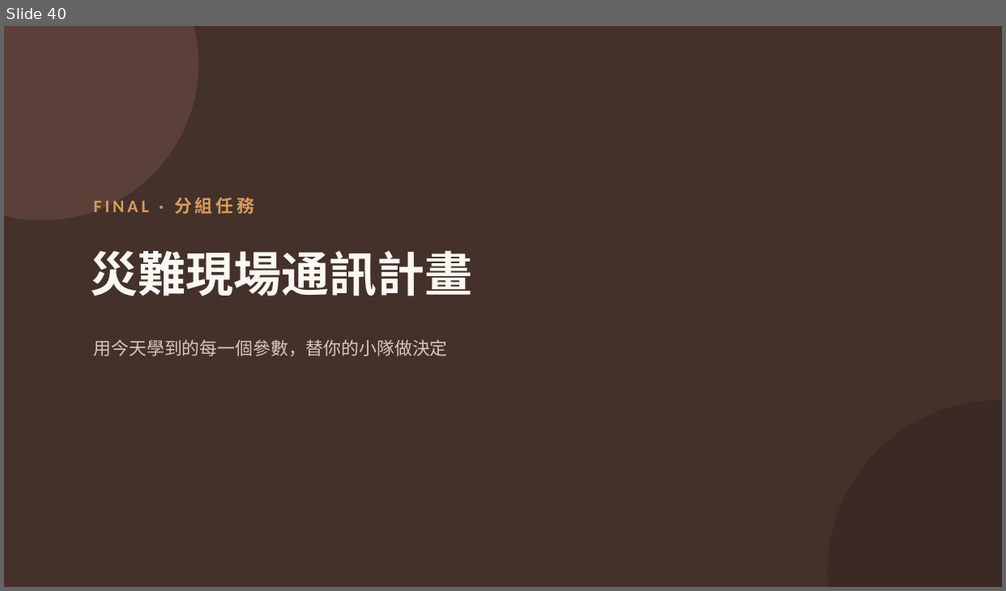
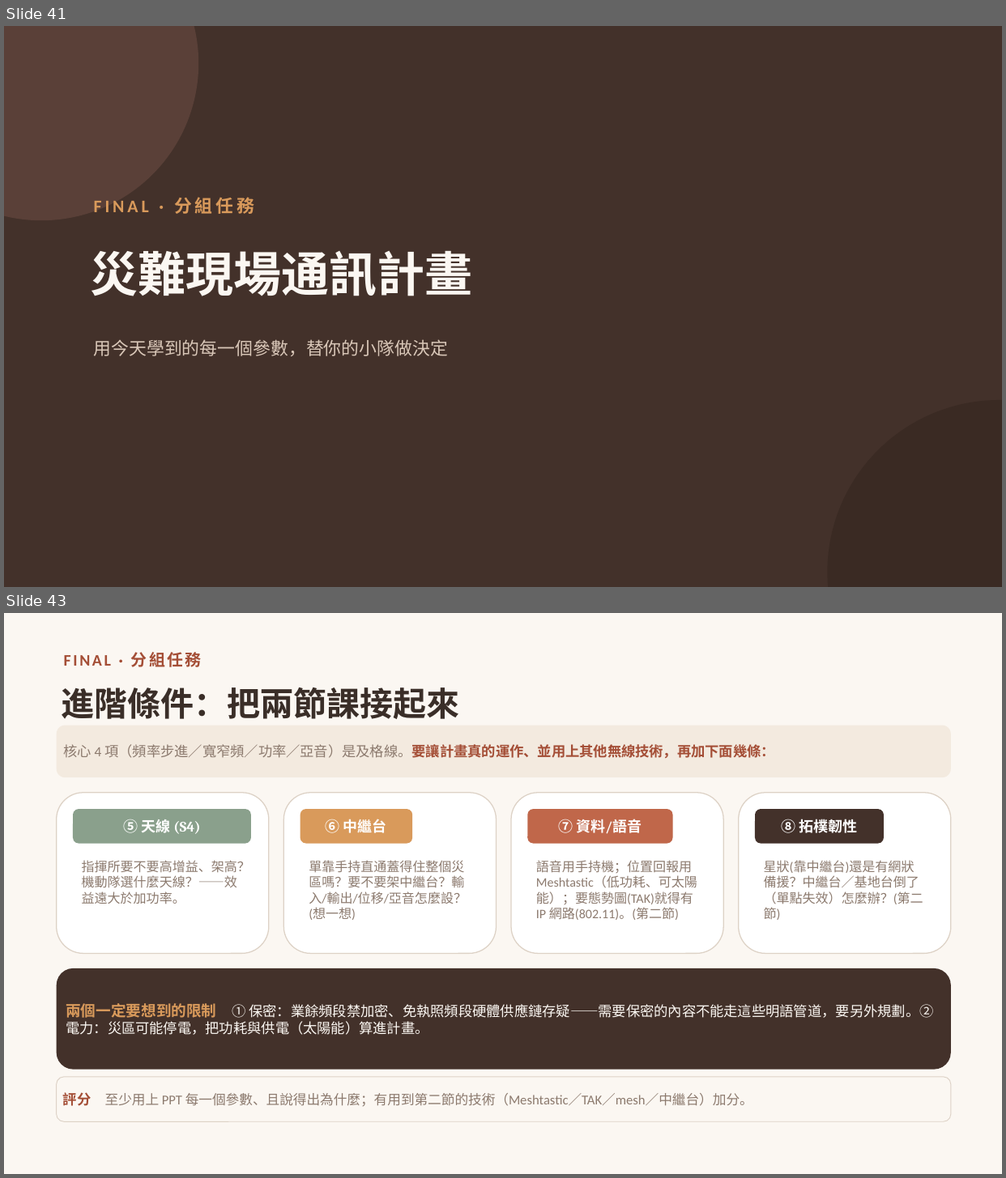
Before and after one commit to winson3QQ/Radio-Advanced, a slide deck: 投影片/進階無線電_課程投影片.pptx. Shown one above the other, each under a label of ours: slide 40 before the commit, slides 41 and 43 after it; the slides between them are not shown. The pictures are 1006x591 and 1006x1178 pixels, drawn with LibreOffice and Linux fonts; fonts in the diff are those of the drawing. Boxes give left, top, right and bottom in pixels: in the first picture for what was removed or moved away, otherwise in the second. Text is boxed around its words. In the diff, an @@ line names an element or a change of style, - is before the commit and + after.

```diff
--- a/投影片/進階無線電_課程投影片.pptx
+++ b/投影片/進階無線電_課程投影片.pptx
@@ slide 43 added at (x1=4, y1=613, x2=1002, y2=1174), background #FBF7F2 @@
@@ text added at (x1=64, y1=652, x2=202, y2=667), 15.5 pt, text #A44E36, bold @@
+FINAL · 分組任務
@@ text added at (x1=61, y1=688, x2=460, y2=719), 32 pt, text #3A2E28, bold @@
+進階條件：把兩節課接起來
@@ rounded rectangle added at (x1=57, y1=726, x2=951, y2=777), fill #F3EADF, 13.5 pt, text #A44E36, bold @@
+核心 4 項（頻率步進／寬窄頻／功率／亞音）是及格線。要讓計畫真的運作、並用上其他無線技術，再加下面幾條：
@@ rounded rectangle added at (x1=57, y1=793, x2=269, y2=954), fill #FFFFFF, outline #DDD2C6 1 pt @@
@@ rounded rectangle added at (x1=284, y1=793, x2=496, y2=954), fill #FFFFFF, outline #DDD2C6 1 pt @@
@@ rounded rectangle added at (x1=512, y1=793, x2=724, y2=954), fill #FFFFFF, outline #DDD2C6 1 pt @@
@@ rounded rectangle added at (x1=739, y1=793, x2=951, y2=954), fill #FFFFFF, outline #DDD2C6 1 pt @@
@@ rounded rectangle added at (x1=73, y1=809, x2=251, y2=844), fill #8AA08C, 14 pt, text #FFFFFF, bold @@
+⑤ 天線 (S4)
@@ rounded rectangle added at (x1=300, y1=809, x2=413, y2=844), fill #D99A5B, 14 pt, text #FFFFFF, bold @@
+⑥ 中繼台
@@ rounded rectangle added at (x1=528, y1=809, x2=673, y2=844), fill #C0674A, 14 pt, text #FFFFFF, bold @@
+⑦ 資料/語音
@@ rounded rectangle added at (x1=755, y1=809, x2=884, y2=844), fill #43312A, 14 pt, text #FFFFFF, bold @@
+⑧ 拓樸韌性
@@ text added at (x1=82, y1=860, x2=250, y2=904), 12.5 pt, text #8C7A6E @@
+指揮所要不要高增益、架高？機動隊選什麼天線？——效益遠大於加功率。
@@ text added at (x1=309, y1=860, x2=467, y2=920), 12.5 pt, text #8C7A6E @@
+單靠手持直通蓋得住整個災區嗎？要不要架中繼台？輸入/輸出/位移/亞音怎麼設？(想一想)
@@ text added at (x1=536, y1=860, x2=697, y2=920), 12.5 pt, text #8C7A6E @@
+語音用手持機；位置回報用 Meshtastic（低功耗、可太陽能）；要態勢圖(TAK)就得有 IP 網路(802.11)。(第二節)
@@ text added at (x1=764, y1=860, x2=923, y2=920), 12.5 pt, text #8C7A6E @@
+星狀(靠中繼台)還是有網狀備援？中繼台／基地台倒了（單點失效）怎麼辦？(第二節)
@@ rounded rectangle added at (x1=57, y1=969, x2=951, y2=1070), fill #43312A, 13.5 pt, text #FBF7F2 @@
+兩個一定要想到的限制 ① 保密：業餘頻段禁加密、免執照頻段硬體供應鏈存疑——需要保密的內容不能走這些明語管道，要另外規劃。② 電力：災區可能停電，把功耗與供電（太陽能）算進計畫。
@@ rounded rectangle added at (x1=57, y1=1077, x2=951, y2=1122), fill #FBF7F2, outline #DDD2C6 0.75 pt, 13 pt, text #8C7A6E @@
+評分 至少用上 PPT 每一個參數、且說得出為什麼；有用到第二節的技術（Meshtastic／TAK／mesh／中繼台）加分。
@@ what was slide 40 is now slide 41 @@
```
Also in this commit, not shown: 40 slides changed, 1 other slide added.
